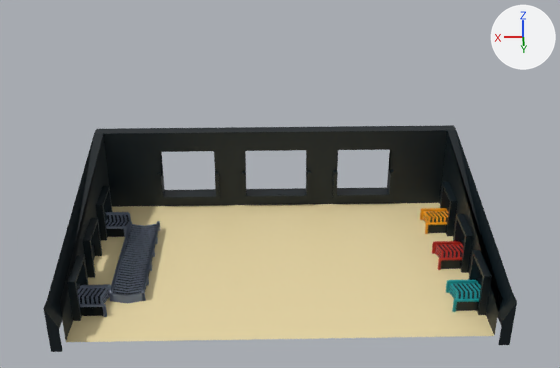
The Blender file game/kamera.blend, before and after one commit.
Rendered twice from a 50 mm lens placed at (1.0, 49.8, 33.5), pointed at (-0.1, 0.4, 7.1). Every picture has the same lights, and +X, +Y and +Z are marked at upper right.

The first picture shows 'Plane-noimp', 'odbior1-noimp', 'odbior2-noimp.001', 'odbior3-noimp.001', 'odbior3-noimp.002', 'odbior3-noimp.003', 'odbior3-noimp.004'.
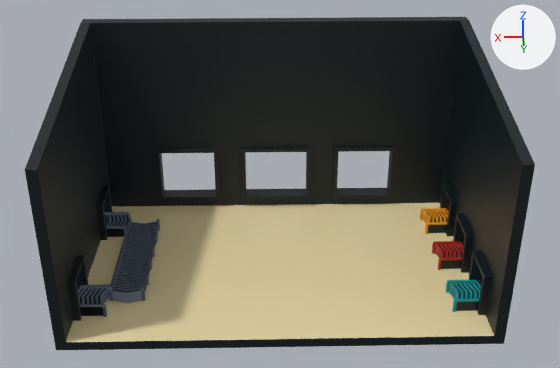
Commit message: kamera & level update

Where the change shows, as pixel boxes [x1, y1, x2, y2] in the pictures (560 x 368 px):
```json
{"object": "level-noimp", "change": "added", "after": [25, 17, 535, 350], "faces in mat_material_005 (black #001219)": [25, 17, 535, 350], "faces in mat_material (beige #e9d8a6)": [66, 203, 494, 342]}
{"object": "Plane-noimp", "change": "deleted", "before": [43, 125, 517, 352], "faces in mat_material (beige #e9d8a6)": [66, 203, 494, 342], "faces in mat_material_005 (black #001219)": [43, 125, 517, 352]}
{"object": "odbior3-noimp.004", "change": "moved", "before": [109, 221, 160, 304], "after": [109, 219, 160, 303]}
```

The change, as JSON lines over the scene's bpy script:
```json
{"op": "add", "block": "me_plane_1", "code": ["me_plane_1 = bpy.data.meshes.new('Plane')", "me_plane_1.from_pydata(...)  # 1650 vertices, 1662 faces, 6 loose edges; spans x -1.0..1.0, y -1.0..0.91, z -0.05..1.08", "# faces by material slot: [1096, 566]", "me_plane_1.materials.append(mat_material_005)  # black #001219", "me_plane_1.materials.append(mat_material)  # beige #e9d8a6"]}
{"op": "remove", "block": "ob_plane_noimp", "code": ["ob_plane_noimp = bpy.data.objects.new('Plane-noimp', me_plane)", "ob_plane_noimp.location = (0.0, 0.0, 0.0)", "ob_plane_noimp.scale = (15.0, 10.0, 15.0)", "_m = ob_plane_noimp.modifiers.new('Bevel', 'BEVEL')", "_m.width = 0.005", "_m.width_pct = 0.005", "_m.segments = 3", "_m.affect = 'VERTICES'"]}
{"op": "set", "path": "ob_odbior3_noimp_004.location", "old": "(10.83, -3.93, -0.16)", "new": "(10.83, -3.93, 0.05)"}
{"op": "add", "block": "ob_level_noimp", "code": ["ob_level_noimp = bpy.data.objects.new('level-noimp', me_plane_1)", "ob_level_noimp.location = (0.0, 0.0, 0.0)", "ob_level_noimp.scale = (15.0, 10.0, 15.0)", "_m = ob_level_noimp.modifiers.new('Bevel', 'BEVEL')", "_m.width = 3.8", "_m.width_pct = 3.8", "_m.segments = 3"]}
```
